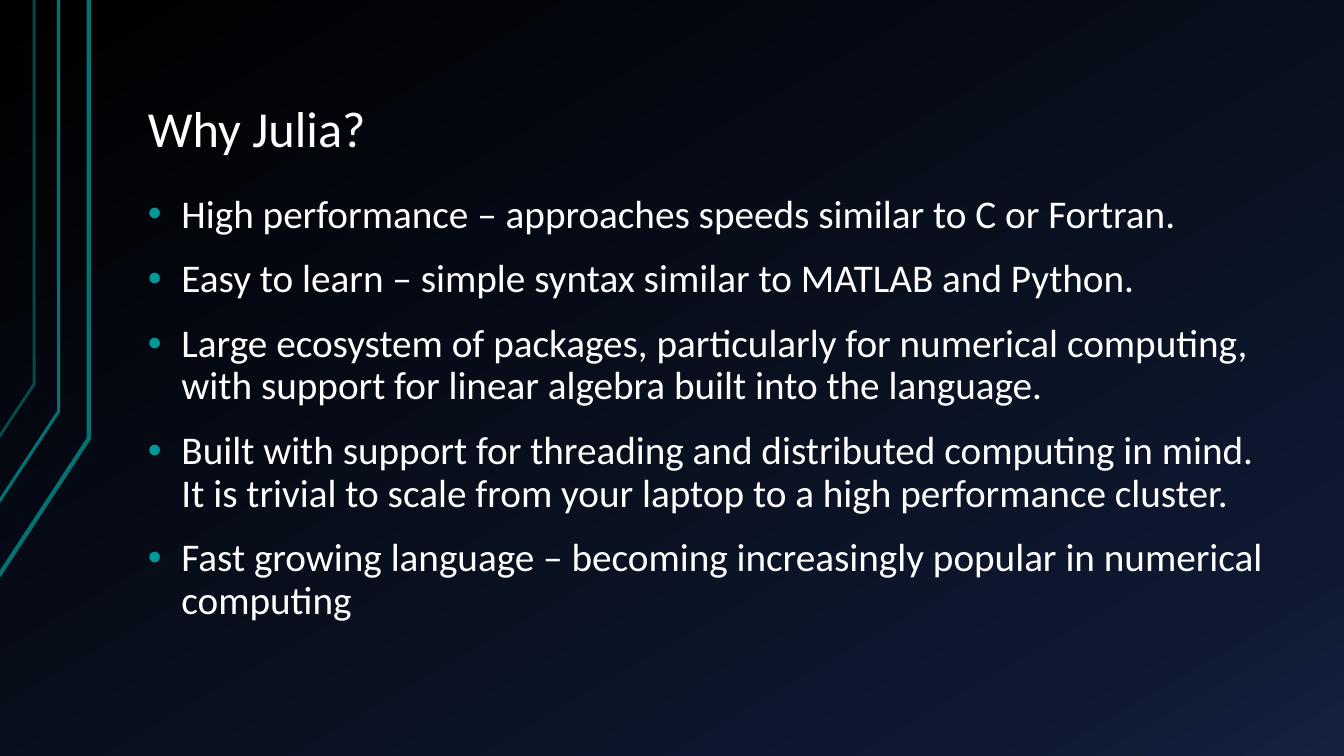
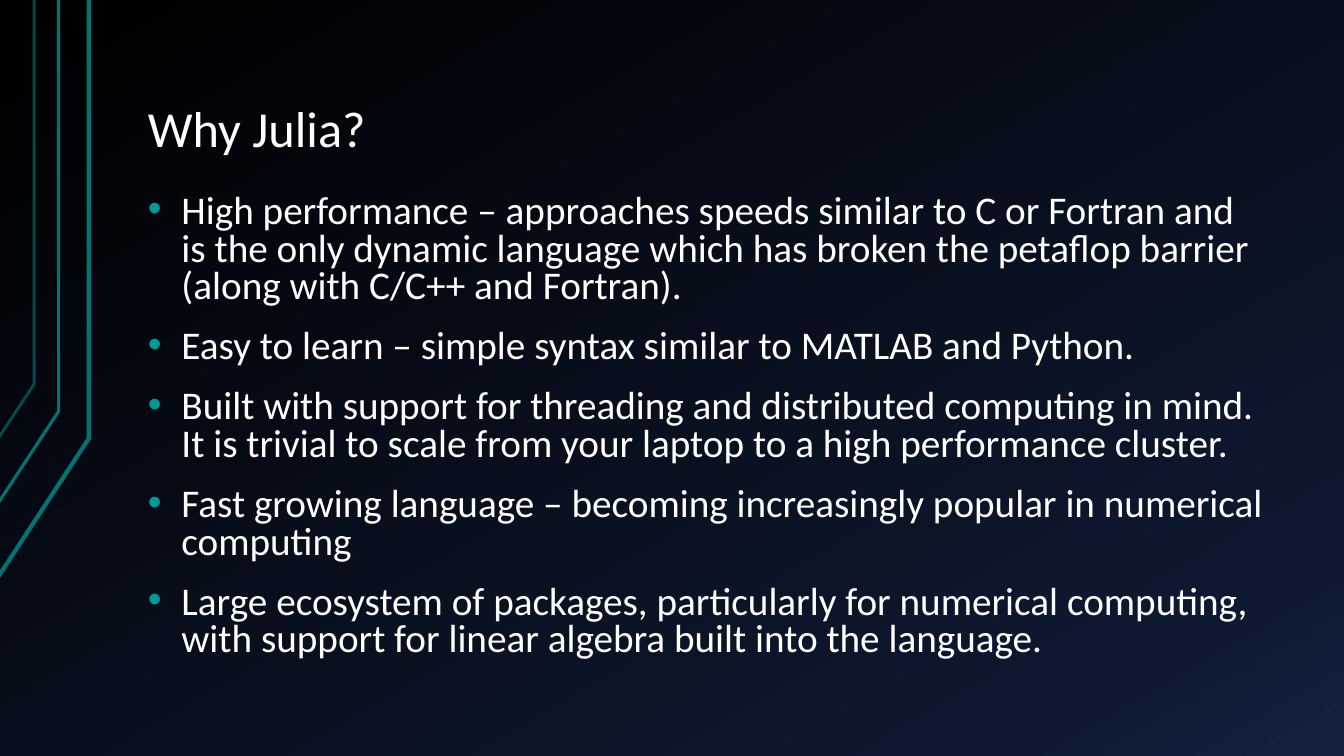
Before and after one commit to JamieMair/intro-to-julia-talk, a slide deck: slide 4 of Introduction to Julia.pptx. Drawn at 1344x756 pixels with LibreOffice and Linux fonts; fonts in the diff are those of the drawing. Boxes give left, top, right and bottom in pixels: in the first picture for what was removed or moved away, otherwise in the second. Text is boxed around its words. In the diff, an @@ line names an element or a change of style, - is before the commit and + after.

Commit message:
Updated slides with cpp and bug fix

```diff
--- a/Introduction to Julia.pptx
+++ b/Introduction to Julia.pptx
@@ text at (x1=181, y1=196, x2=1249, y2=306): text changed @@
-• High performance – approaches speeds similar to C or Fortran.
+• High performance – approaches speeds similar to C or Fortran and is the only dynamic language which has broken the petaflop barrier (along with C/C++ and Fortran).
@@ text at (x1=181, y1=329, x2=1247, y2=406): paragraph removed @@
-• Large ecosystem of packages, particularly for numerical computing, with support for linear algebra built into the language.
@@ text at (x1=181, y1=331, x2=1263, y2=562): line spacing 0.9 to 0.8 @@
@@ text at (x1=181, y1=587, x2=1247, y2=659): paragraph added @@
+• Large ecosystem of packages, particularly for numerical computing, with support for linear algebra built into the language.
```
Also in this commit, not shown: 2 other slides changed, 6 slides added, 1 slide removed.
